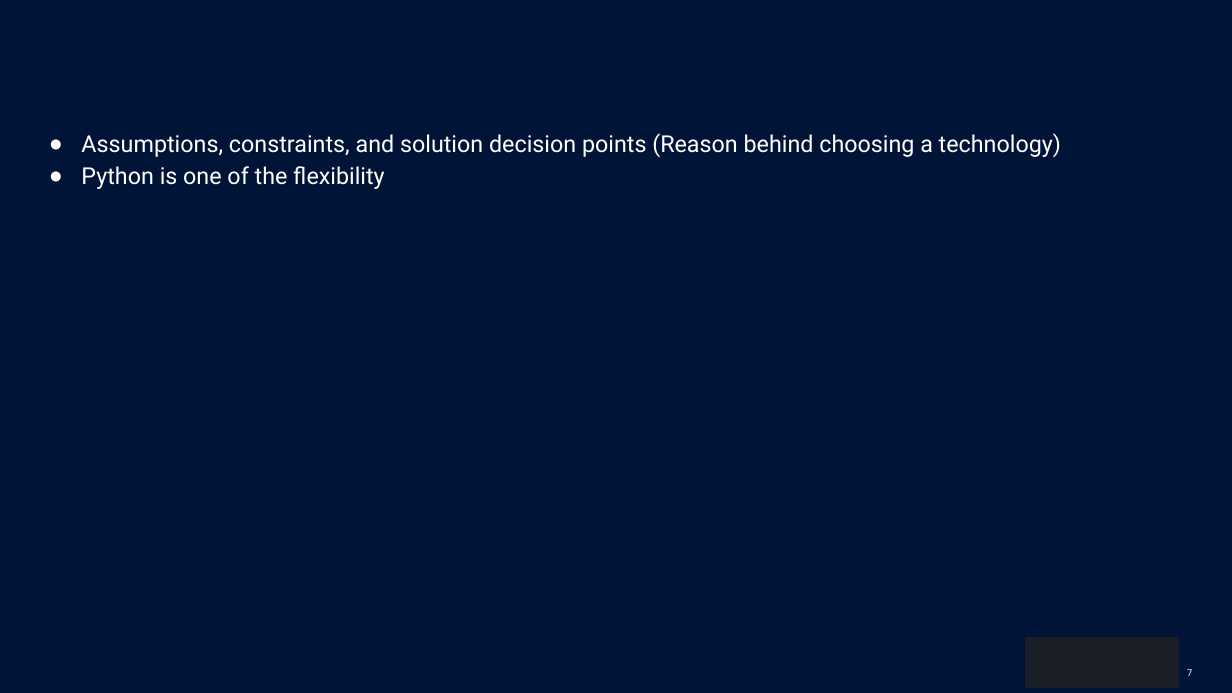
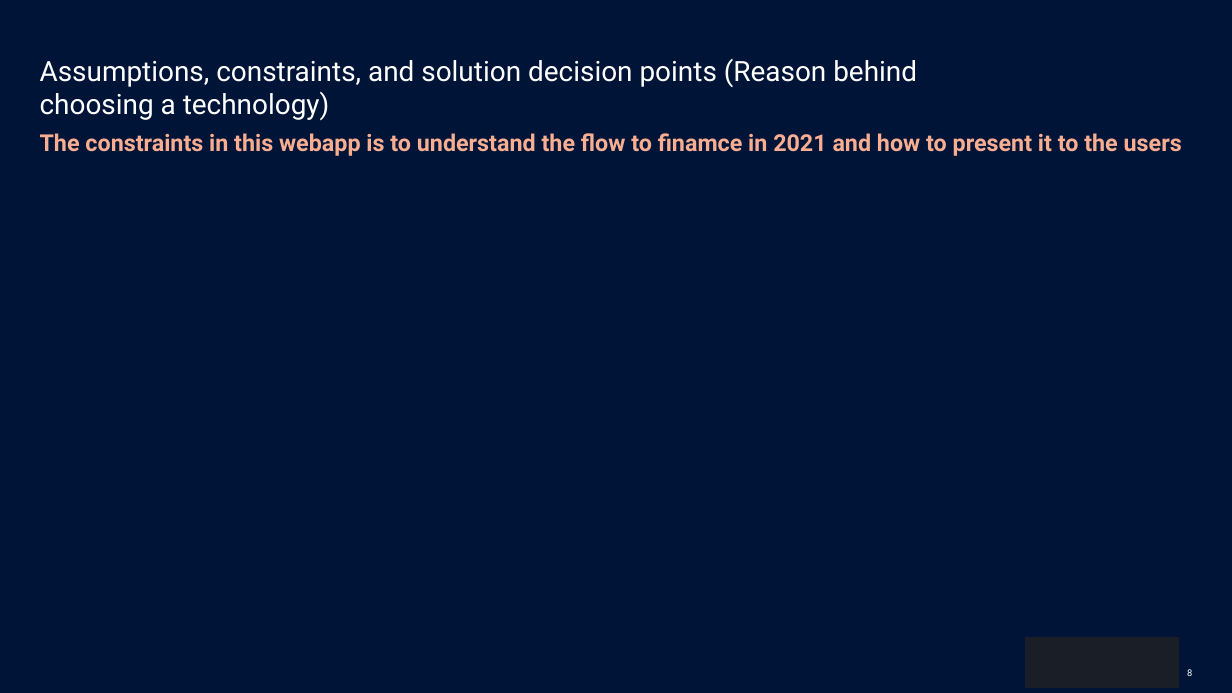
Before and after one commit to Aditya-aot/Hackathon-ION, a slide deck: slide 8 of HackerEarth_Idea_Submission_Template24414bb.pptx (slide 7 before the commit). Drawn at 1232x693 pixels with LibreOffice and Linux fonts; fonts in the diff are those of the drawing; background and template pictures are left out. Boxes give left, top, right and bottom in pixels: in the first picture for what was removed or moved away, otherwise in the second. Text is boxed around its words. In the diff, an @@ line names an element or a change of style, - is before the commit and + after.

```diff
--- a/HackerEarth_Idea_Submission_Template24414bb.pptx
+++ b/HackerEarth_Idea_Submission_Template24414bb.pptx
@@ title added at (x1=40, y1=59, x2=917, y2=120), 24 pt, text #FFFFFF @@
+Assumptions, constraints, and solution decision points (Reason behind choosing a technology)
@@ text at (x1=40, y1=133, x2=1182, y2=156): text changed; text colour #FFFFFF to #F9AE91; bold on @@
-● Assumptions, constraints, and solution decision points (Reason behind choosing a technology)
-● Python is one of the flexibility
+The constraints in this webapp is to understand the flow to finamce in 2021 and how to present it to the users
@@ page number at (x1=1187, y1=669, x2=1192, y2=676): text changed @@
-              7
+              8
```
Also in this commit, not shown: 2 other slides changed, 2 slides added.
